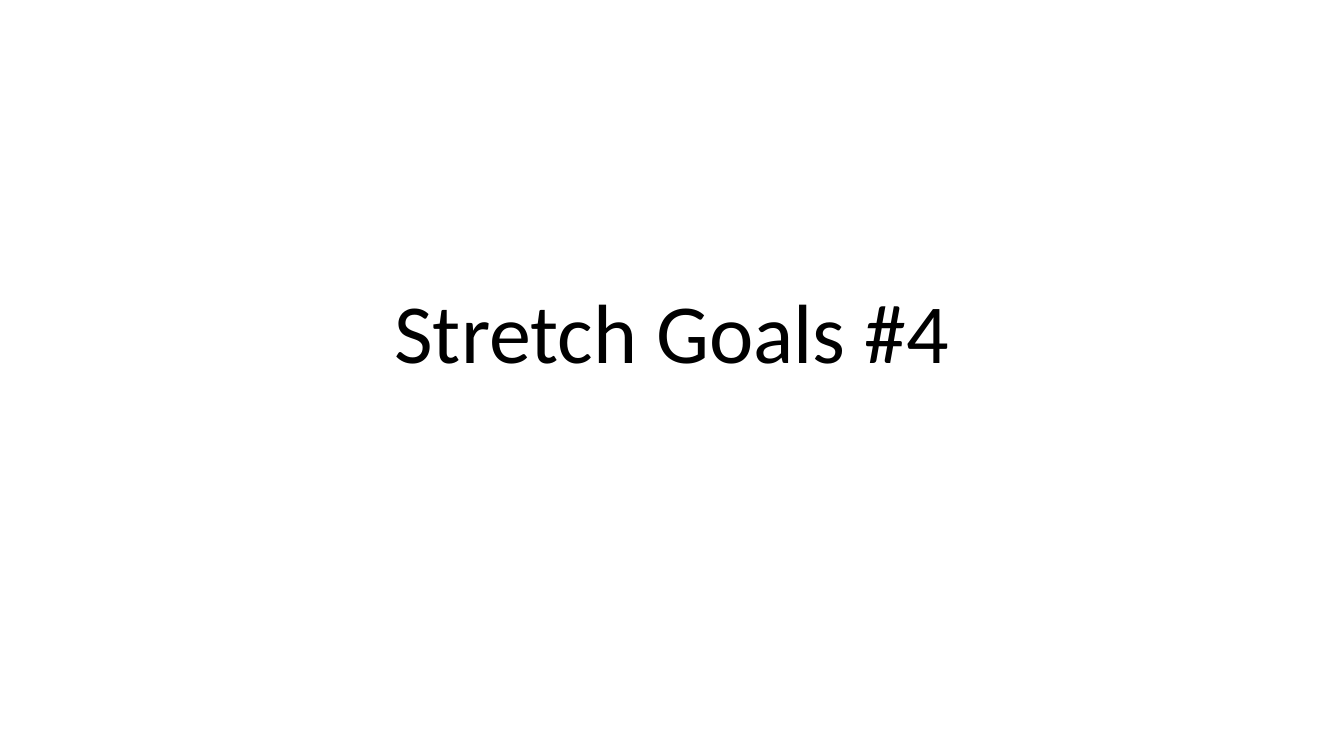
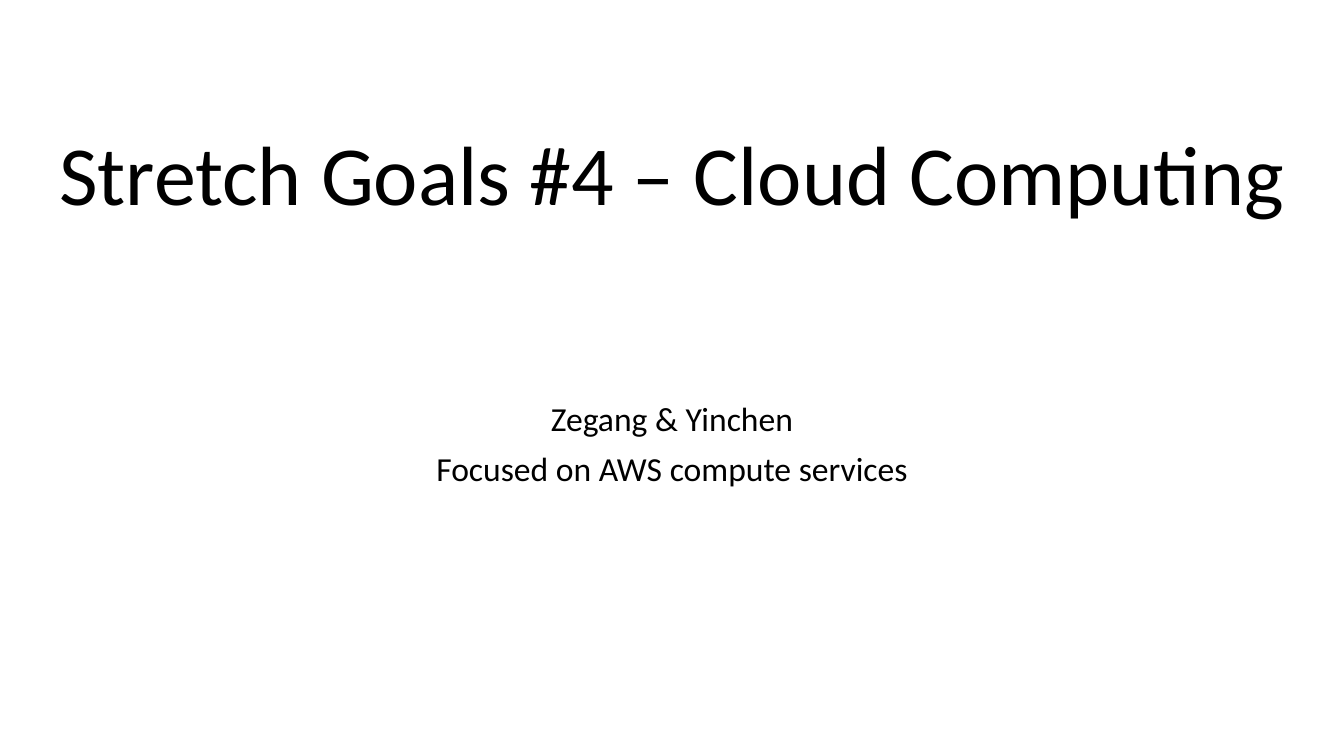
Before and after one commit to zliu007/DAEN690Report, a slide deck: slide 20 of SimpsonsImageDetection_Final Presentation_M.pptx (slide 18 before the commit). Drawn at 1344x756 pixels with LibreOffice and Linux fonts; fonts in the diff are those of the drawing. Boxes give left, top, right and bottom in pixels: in the first picture for what was removed or moved away, otherwise in the second. Text is boxed around its words. In the diff, an @@ line names an element or a change of style, - is before the commit and + after.

```diff
--- a/SimpsonsImageDetection_Final Presentation_M.pptx
+++ b/SimpsonsImageDetection_Final Presentation_M.pptx
@@ title at box(59, 146, 1284, 220): text changed @@
-Stretch Goals #4
+Stretch Goals #4 – Cloud Computing
@@ subtitle added at box(436, 407, 908, 487), 24 pt, text #000000 @@
+Zegang & Yinchen
+Focused on AWS compute services
```
Also in this commit, not shown: 6 other slides changed, 3 slides added.
